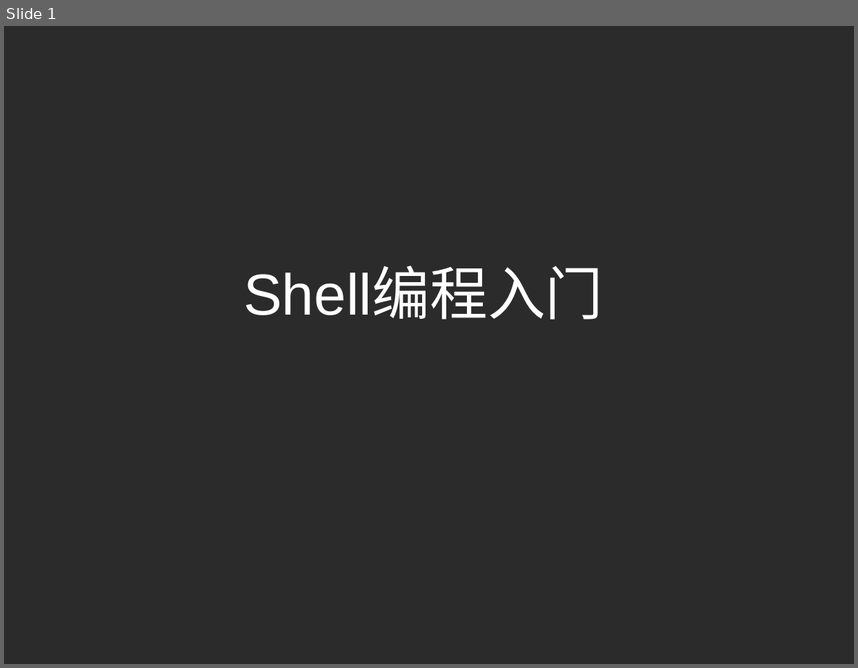
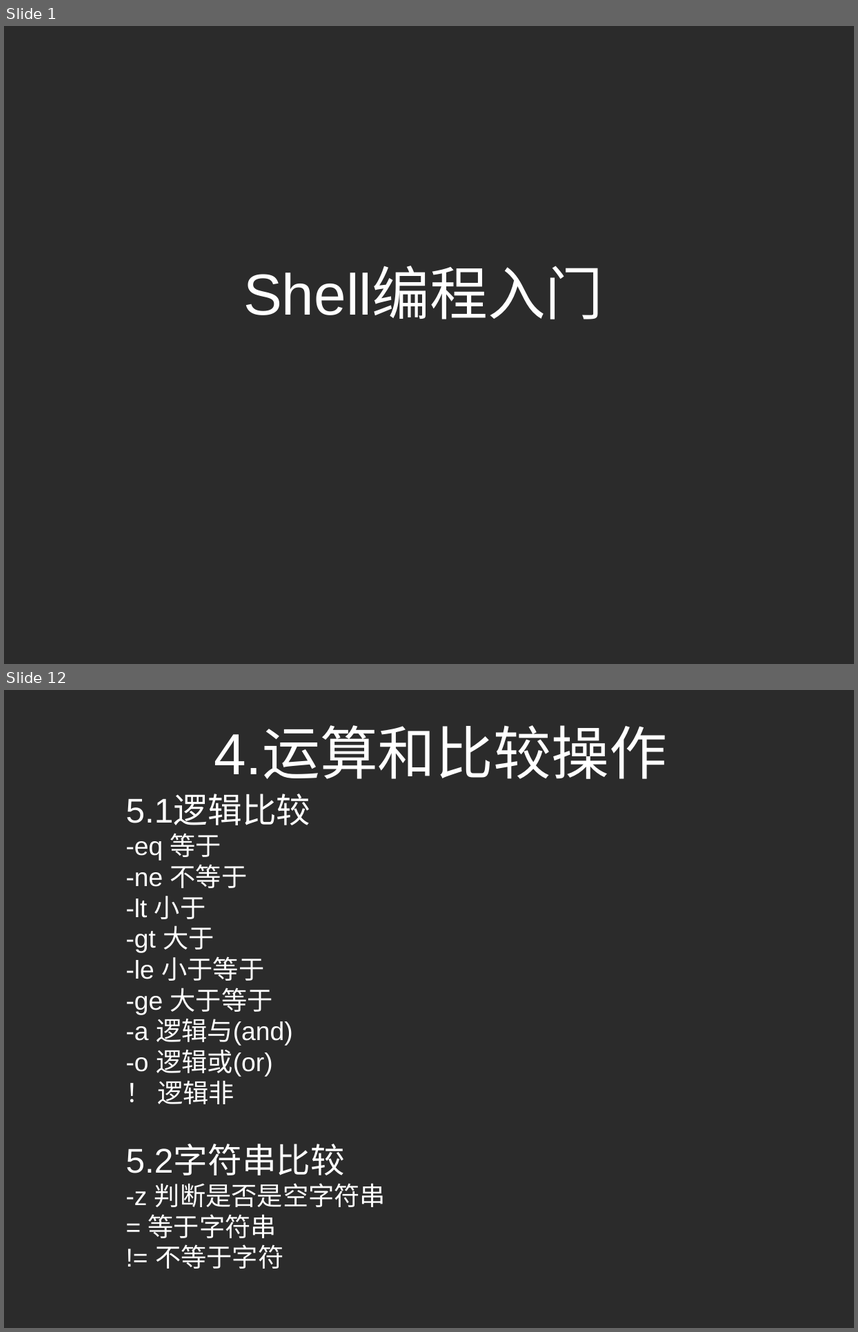
Before and after one commit to shuoshuren/shellDemo, a slide deck: shell编程入门.pptx. Shown one above the other, each under a label of ours: slide 1 before the commit, slides 1 and 12 after it; the slides between them are not shown. The pictures are 858x668 and 858x1332 pixels, drawn with LibreOffice and Linux fonts; fonts in the diff are those of the drawing; background and template pictures are left out; a plain dark background stands for a picture behind light text. Boxes give left, top, right and bottom in pixels: in the first picture for what was removed or moved away, otherwise in the second. Text is boxed around its words. In the diff, an @@ line names an element or a change of style, - is before the commit and + after.

```diff
--- a/shell编程入门.pptx
+++ b/shell编程入门.pptx
@@ slide 12 added at bbox=[4, 690, 854, 1328], background picture (left out) @@
@@ text added at bbox=[214, 728, 667, 779], 54 pt, text #FFFFFF @@
+4.运算和比较操作
@@ text added at bbox=[126, 796, 386, 1268], 24 pt, text #FFFFFF @@
+5.1逻辑比较
+-eq 等于
+-ne 不等于
+-lt 小于
+-gt 大于
+-le 小于等于
+-ge 大于等于
+-a 逻辑与(and)
+-o 逻辑或(or)
+！ 逻辑非
+5.2字符串比较
+-z 判断是否是空字符串
+= 等于字符串
+!= 不等于字符
```
Also in this commit, not shown: 4 slides changed, 15 other slides added, 9 other files.
